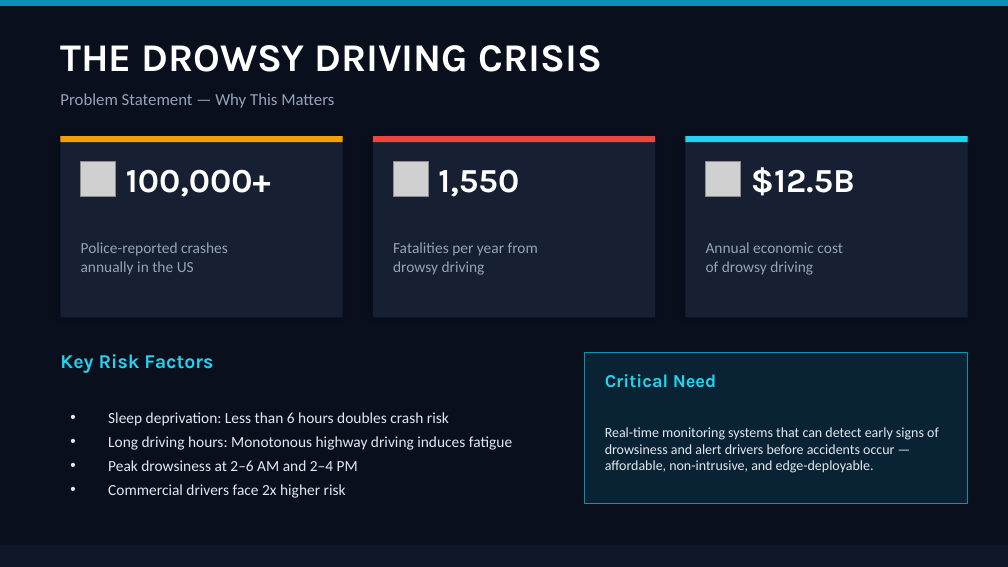
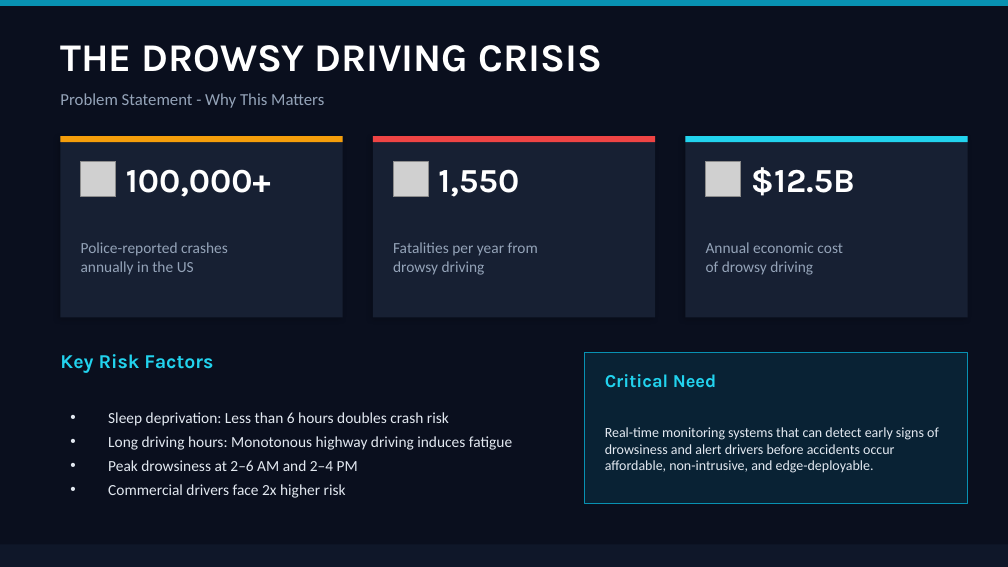
Before and after one commit to najzdev/Sleep-Alert-Car-Camera-Image-Classification-System, a slide deck: slide 2 of Sleep-Alert-Car-Camera-Image-Classification-System.pptx. Drawn at 1008x567 pixels with LibreOffice and Linux fonts; fonts in the diff are those of the drawing; grey boxes stand for pictures. Boxes give left, top, right and bottom in pixels: in the first picture for what was removed or moved away, otherwise in the second. Text is boxed around its words. In the diff, an @@ line names an element or a change of style, - is before the commit and + after.

```diff
--- a/Sleep-Alert-Car-Camera-Image-Classification-System.pptx
+++ b/Sleep-Alert-Car-Camera-Image-Classification-System.pptx
@@ text at <box>60,93,324,108</box>: text changed @@
-Problem Statement — Why This Matters
+Problem Statement - Why This Matters
@@ text at <box>605,427,939,473</box>: text changed @@
-Real-time monitoring systems that can detect early signs of drowsiness and alert drivers before accidents occur — affordable, non-intrusive, and edge-deployable.
+Real-time monitoring systems that can detect early signs of drowsiness and alert drivers before accidents occur affordable, non-intrusive, and edge-deployable.
```
Also in this commit, not shown: 9 other slides changed.
